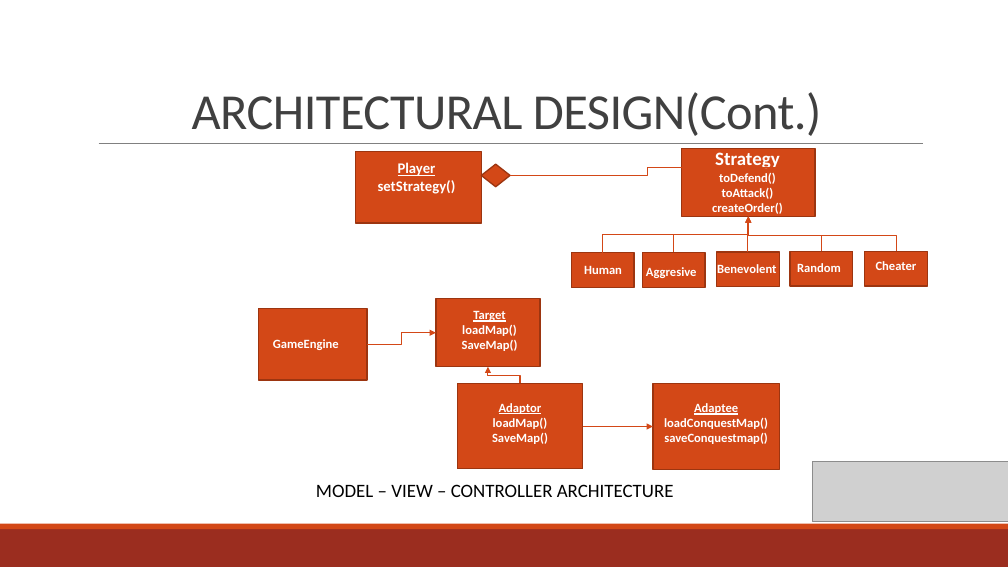
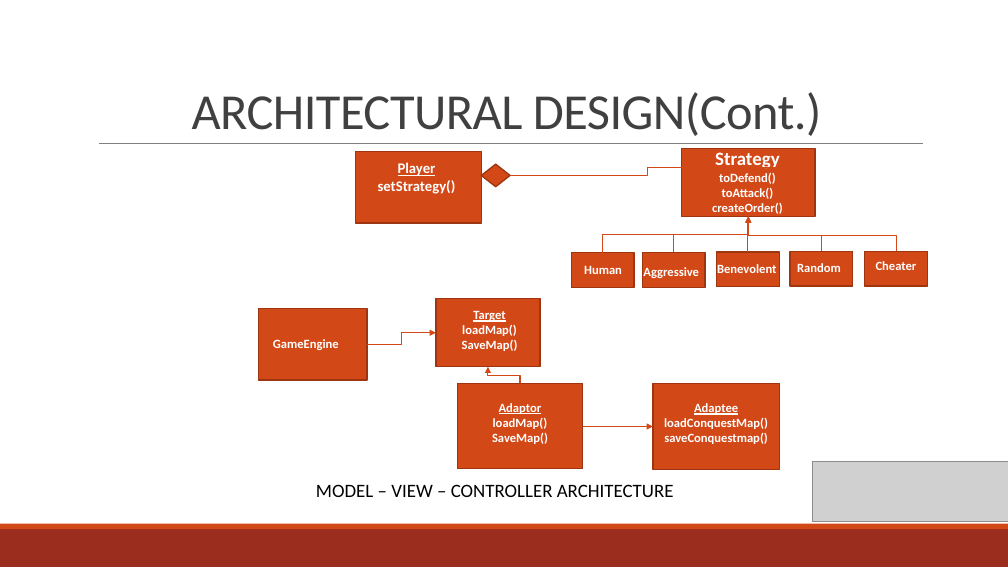
Before and after one commit to meghaksh/riskgame-team07, a slide deck: slide 4 of resource/RISK GAME.pptx. Drawn at 1008x567 pixels with LibreOffice and Linux fonts; fonts in the diff are those of the drawing; grey boxes stand for pictures. Boxes give left, top, right and bottom in pixels: in the first picture for what was removed or moved away, otherwise in the second. Text is boxed around its words. In the diff, an @@ line names an element or a change of style, - is before the commit and + after.

```diff
--- a/resource/RISK GAME.pptx
+++ b/resource/RISK GAME.pptx
@@ text at <box>643,267,699,278</box>: text changed @@
-Aggresive
+Aggressive
```
Also in this commit, not shown: 1 other slide changed, 31 other files.
